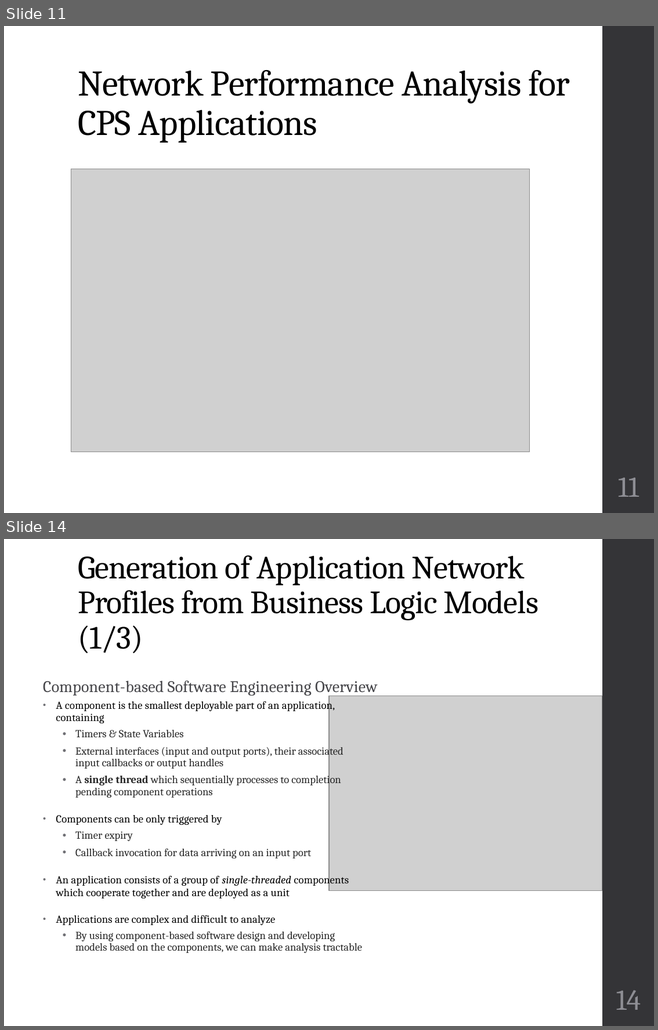
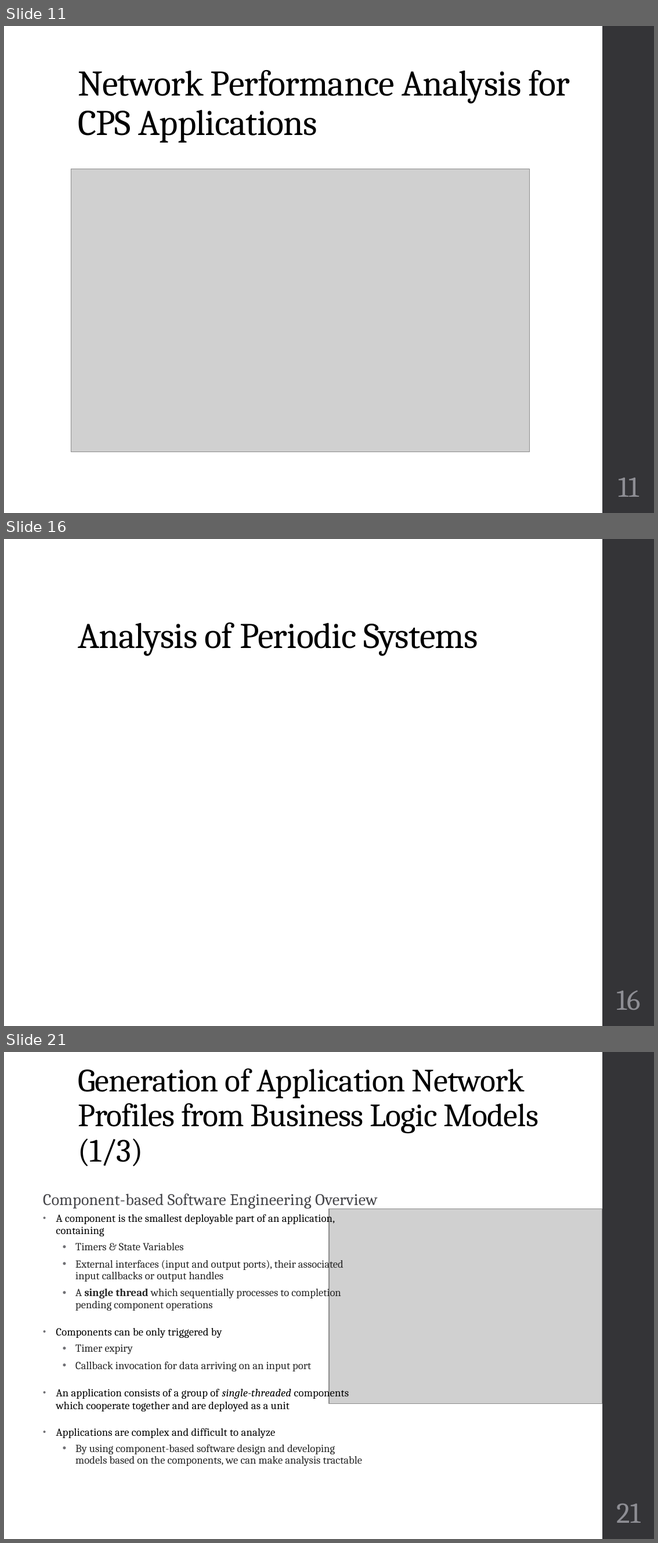
Before and after one commit to finger563/cbsat, a slide deck: thesis/Defense.pptx. Shown one above the other, each under a label of ours: slides 11 and 14 before the commit, slides 11, 16 and 21 after it; the slides between them are not shown. The pictures are 658x1030 and 658x1543 pixels, drawn with LibreOffice and Linux fonts; fonts in the diff are those of the drawing; grey boxes stand for pictures. Boxes give left, top, right and bottom in pixels: in the first picture for what was removed or moved away, otherwise in the second. Text is boxed around its words. In the diff, an @@ line names an element or a change of style, - is before the commit and + after.

```diff
--- a/thesis/Defense.pptx
+++ b/thesis/Defense.pptx
@@ slide 16 added at bbox=[4, 539, 654, 1026], background #FFFFFF; not listed: 1 template element that a slide beside it also shows @@
@@ title added at bbox=[78, 623, 478, 656], 40 pt, text #000000 @@
+Analysis of Periodic Systems
@@ page number added at bbox=[616, 991, 640, 1010], 32 pt, text #8E8E94 @@
+16
@@ what was slide 14 is now slide 21 @@
@@ page number at bbox=[616, 1504, 640, 1523]: text changed @@
-14
+21
```
Also in this commit, not shown: 5 slides changed, 6 other slides added.
